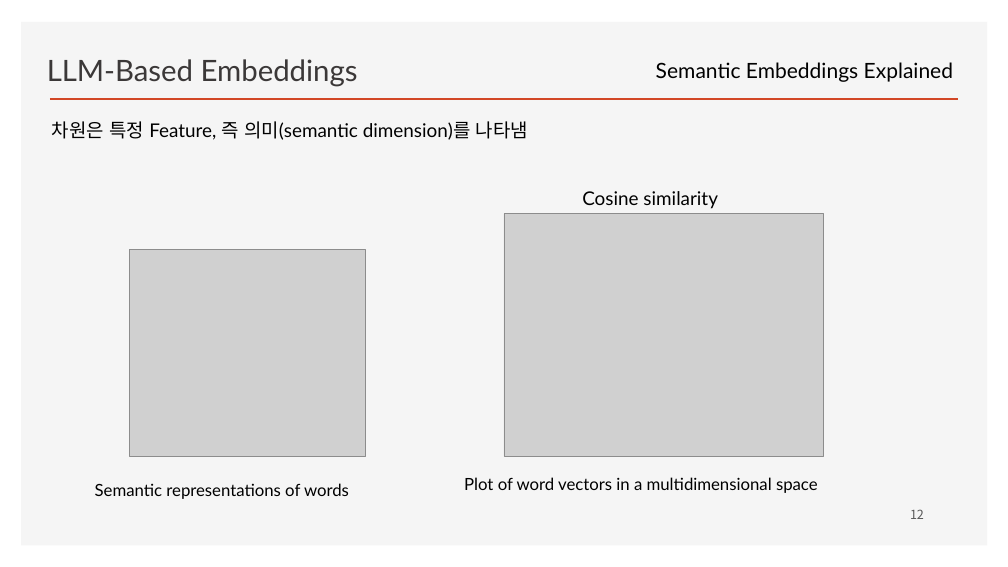
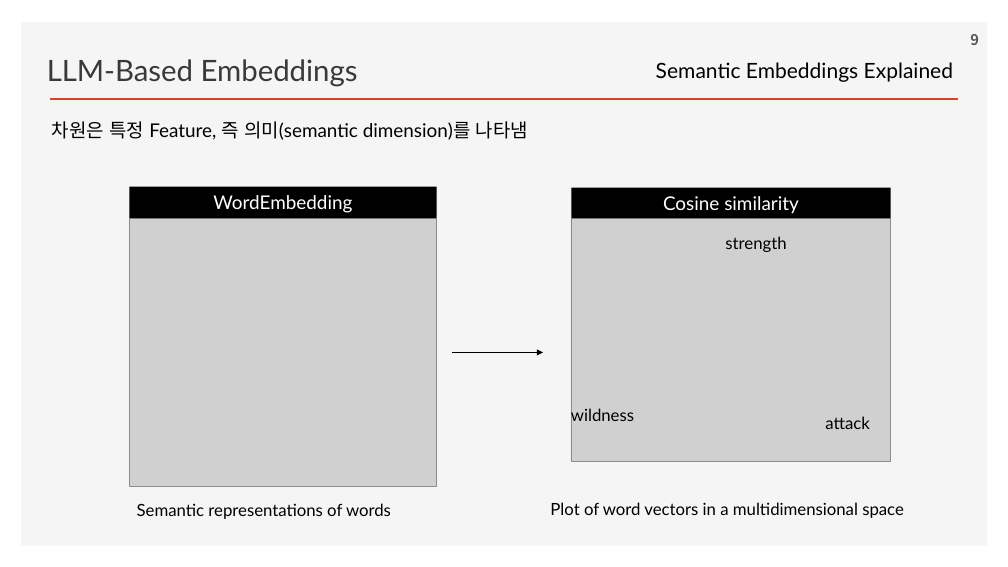
Before and after one commit to ancestor9/2026_Fall_Learning-Langchain-AI-Agent, a slide deck: slide 9 of CHAPTER 2 RAG Part I_Indexing Your Data.pptx (slide 12 before the commit). Drawn at 1008x567 pixels with LibreOffice and Linux fonts; fonts in the diff are those of the drawing; grey boxes stand for pictures; background and template pictures are left out. Boxes give left, top, right and bottom in pixels: in the first picture for what was removed or moved away, otherwise in the second. Text is boxed around its words. In the diff, an @@ line names an element or a change of style, - is before the commit and + after.

```diff
--- a/CHAPTER 2 RAG Part I_Indexing Your Data.pptx
+++ b/CHAPTER 2 RAG Part I_Indexing Your Data.pptx
@@ page number added at [970,34,979,45], 14 pt, text #595959, bold @@
+9
@@ rectangle added at [129,187,437,219], fill #000000, 18 pt, text #FFFFFF @@
+WordEmbedding
@@ rectangle "Cosine similarity": place and size @@
-rectangle "Cosine similarity" at [582,191,718,209]
+rectangle "Cosine similarity" at [572,188,892,218]
@@ rectangle "Cosine similarity" at [572,188,892,218]: text colour #000000 to #FFFFFF; alignment left to centre; fill none to #000000 @@
@@ picture: place and size @@
-picture at [129,250,366,457]
+picture at [129,218,437,486]
@@ picture: place and size @@
-picture at [504,214,824,457]
+picture at [571,219,891,461]
@@ text added at [725,236,786,252], 16 pt, text #000000 @@
+strength
@@ arrow added from (453, 352) to (543, 352), #000000 0.5 pt @@
@@ text added at [571,407,634,425], 16 pt, text #000000 @@
+wildness
@@ text added at [825,416,869,429], 16 pt, text #000000 @@
+attack
@@ text "Semantic representations of words": place and size @@
-text "Semantic representations of words" at [95,483,349,499]
+text "Semantic representations of words" at [137,503,391,519]
@@ text "Plot of word vectors in ...": place and size @@
-text "Plot of word vectors in ..." at [464,477,818,493]
+text "Plot of word vectors in ..." at [550,502,904,518]
@@ page number removed at [910,509,924,519] @@
-12
```
Also in this commit, not shown: 16 other slides changed, 3 slides removed.
